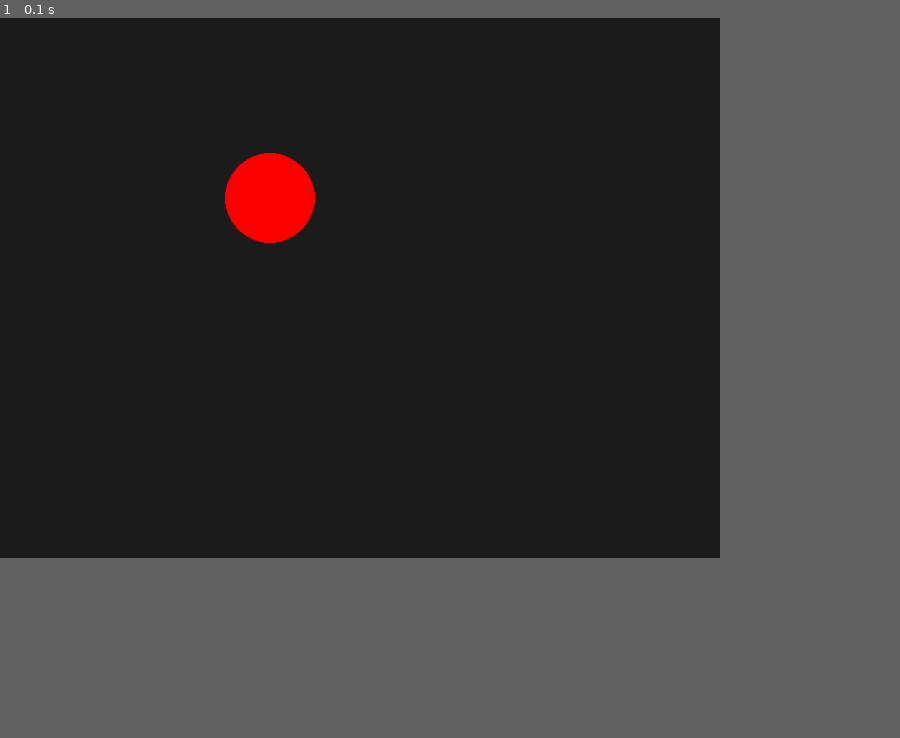
Above: before the commit, frame 1.
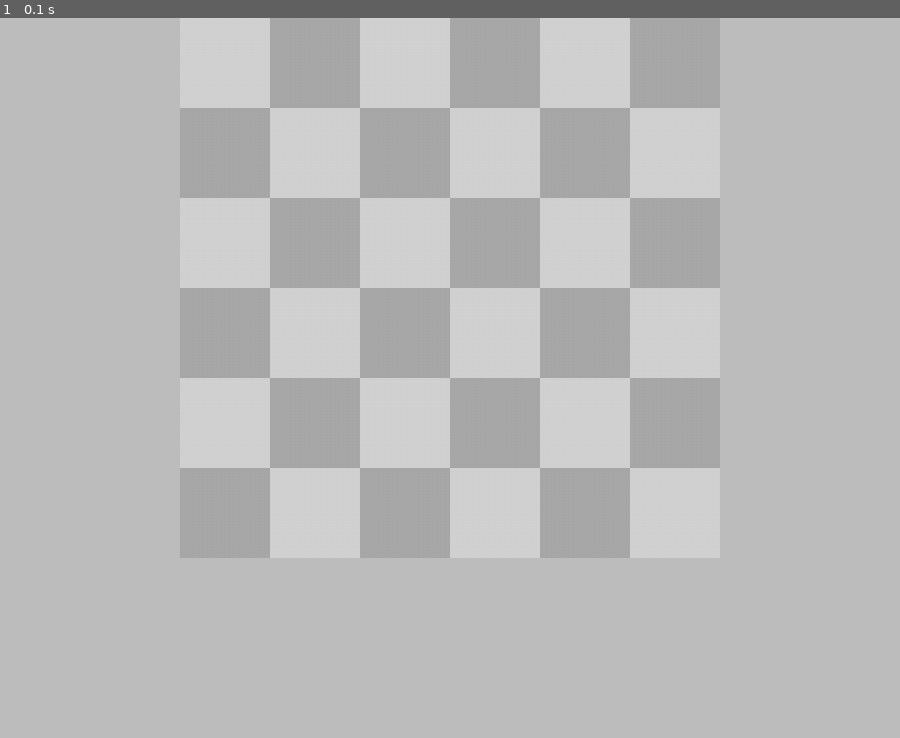
Above: after the commit, the same moment.

Repository: taguinhas/IA-2025-26-Proj1
Game: pygame game, started from main_pygame.py
Same seed, same stepped clock (60 frames per second), same inputs: the game is played once before the commit and once after it.
Inputs:
- Up to frame 1 (0.1 s): no input
In our replay, the window is 720x540 before the commit and 900x720 after it. These sizes can differ from the game's own. Grey fills any space a smaller window leaves; there, only what the larger window draws over its background counts as a difference.

The runs differ from the first frame. In frame 1, 60% of the frame differs, in the area x 0-80%, y 0-75%.

Commit message:
Added board to pygame

Diff:
--- a/main_pygame.py
+++ b/main_pygame.py
@@ -3,26 +3,44 @@
 
 # pygame setup
 pygame.init()
-screen = pygame.display.set_mode((800, 600))
+width = 1000
+height = 800
+screen = pygame.display.set_mode((width, height))
+pygame.display.set_caption('Alapo')
 clock = pygame.time.Clock()
+fps = 30
+
+
+# draw board:
+def draw_board():
+     for i in range(18):
+        col = i%3
+        row = i//3
+        if row % 2 == 0:
+            pygame.draw.rect(screen, 'light gray',
+            [600 - (col*200), row*100, 100, 100])
+            pygame.draw.rect(screen, 'dark gray',
+            [700 - (col*200), row*100, 100, 100])
+        else:
+            pygame.draw.rect(screen, 'dark gray',
+            [600 - (col*200), row*100, 100, 100])
+            pygame.draw.rect(screen, 'light gray',
+            [700 - (col*200), row*100, 100, 100])
+
+# main pygame loop:
 running = True
-
 while running:
     # poll for events
     # pygame.QUIT event means the user clicked X to close your window
+    clock.tick(fps)
     for event in pygame.event.get():
         if event.type == pygame.QUIT:
             running = False
 
     # fill the screen with a color to wipe away anything from last frame
-    screen.fill((30, 30, 30))
-    # RENDER YOUR GAME HERE
+    screen.fill('gray')
+    draw_board()
 
-    pygame.draw.circle(screen, "red", (300, 200), 50)
     # flip() the display to put your work on screen
     pygame.display.flip()
-
-    clock.tick(60)  # limits FPS to 60
-
-
 pygame.quit()
